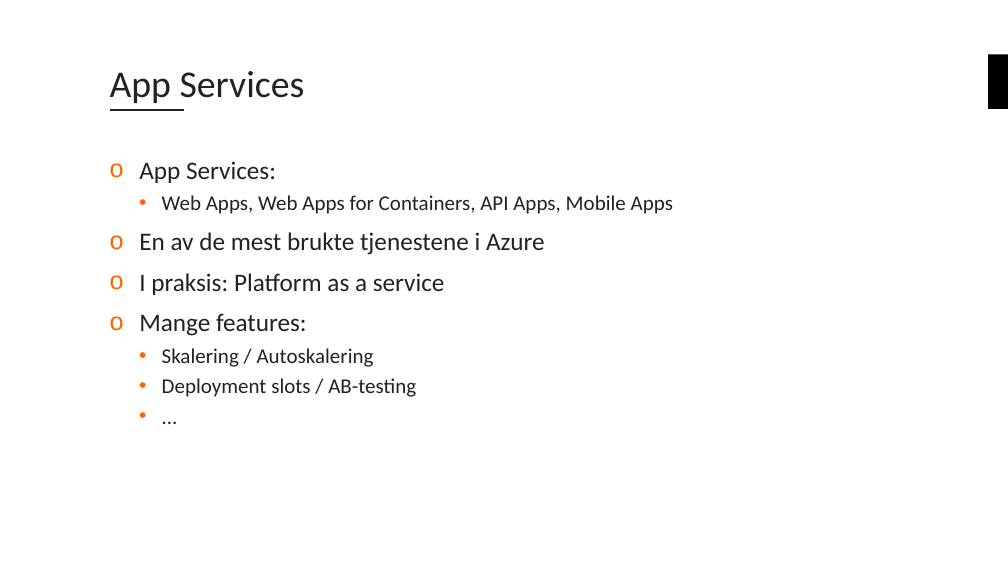
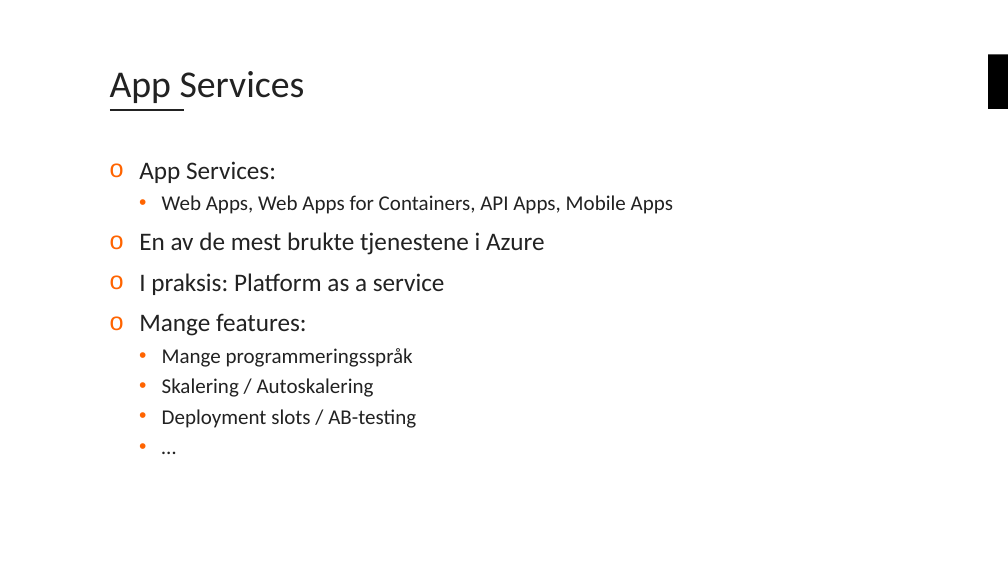
Before and after one commit to bouvet/azure-workshops, a slide deck: slide 18 of Workshop_1/Presentasjon/Azureskolen-Workshop#1.pptx. Drawn at 1008x567 pixels with LibreOffice and Linux fonts; fonts in the diff are those of the drawing; background and template pictures are left out. Boxes give left, top, right and bottom in pixels: in the first picture for what was removed or moved away, otherwise in the second. Text is boxed around its words. In the diff, an @@ line names an element or a change of style, - is before the commit and + after.

```diff
--- a/Workshop_1/Presentasjon/Azureskolen-Workshop#1.pptx
+++ b/Workshop_1/Presentasjon/Azureskolen-Workshop#1.pptx
@@ text at (139, 161, 673, 428): text changed @@
-  • ...
+  • …
@@ text at (162, 348, 413, 367): paragraph added @@
+  • Mange programmeringsspråk
```
Also in this commit, not shown: 5 other slides changed.
